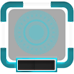
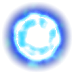
Two versions of the same layered image (74 x 74). Layer-by-layer changes:
hid "Layer 4" over 14, 10, 59, 55
hid "Layer 3" over 0, 1, 74, 73
added layer "additiveForce" above "additiveRadial" over 1, 1, 73, 73
